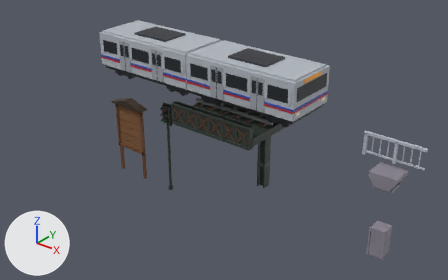
The Blender file art/street.blend, before and after one commit.
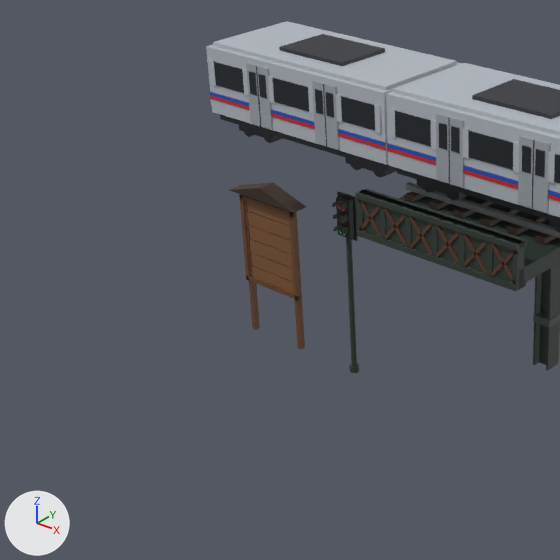
There are two pictures of each version: one whole from a camera (50 mm lens) standing at (12.42, -14.79, 12.02) and looking at (-0.19, 0.98, 2.25), one close up on the part from 0% to 60% of the width and 4% to 100% of the height. Every picture has the same lights, and +X, +Y and +Z are marked at lower left. The older version's two pictures come first.

Before the edit, the objects in view are built like this:
```python
ob_elcarfront = bpy.data.objects.new('ElCarFront', me_elcarfront)
ob_elcarfront.location = (0.0, 0.0, 4.44)
ob_elspan = bpy.data.objects.new('ElSpan', me_elspan)
ob_elspan.location = (0.0, 0.0, 4.0)
ob_trafficsignal = bpy.data.objects.new('TrafficSignal', me_trafficsignal)
ob_trafficsignal.location = (-2.0, 0.0, 0.0)
# also in view: 'ElColumn' at (0.6, 2.4, 1.95); 'WantedBoard' at (-4.0, -0.03, 1.59); 'ElCar' at (-2.0, -0.2, 5.29)
```
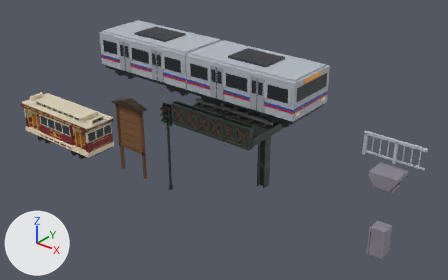
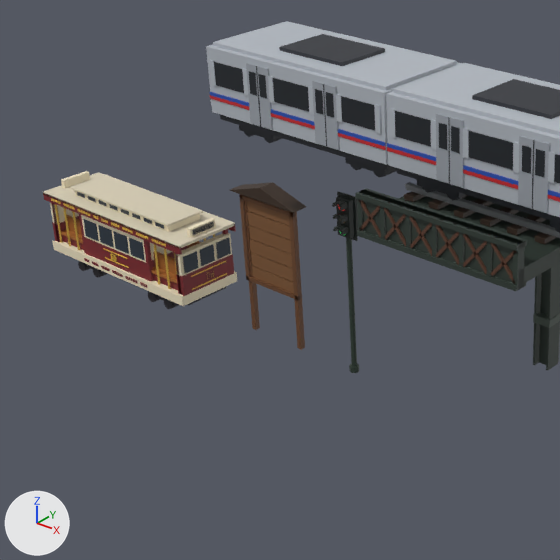
Where the change shows, as pixel boxes (x1, y1, x2, y2) in the close-ups (560 x 560 px):
'CableCar', added
    after: (43, 171, 237, 309)
    faces in mat_ccroof (beige #d9cfb6): (43, 172, 235, 249)
    faces in mat_cccream (beige #efe3c4): (50, 171, 237, 306)
    faces in mat_ccmaroon (dark red #7a1f26): (43, 193, 236, 296)
    faces in mat_ccglass (dark blue #26323e): (77, 192, 231, 273)
    faces in mat_ccwood (brown #a8682e): (61, 215, 201, 283)

Edits to the bpy script that builds the scene:
```text
Add mat_ccbrass:
    mat_ccbrass = principled_material('ccBrass')
    mat_ccbrass.base_color = (0.687, 0.434, 0.0648)  # yellow #d8b048
    mat_ccbrass.roughness = 0.6
Add mat_ccglass:
    mat_ccglass = principled_material('ccGlass')
    mat_ccglass.base_color = (0.0194, 0.0319, 0.0482)  # dark blue #26323e
    mat_ccglass.roughness = 0.6
Add mat_ccmaroon:
    mat_ccmaroon = principled_material('ccMaroon')
    mat_ccmaroon.base_color = (0.195, 0.0137, 0.0194)  # dark red #7a1f26
    mat_ccmaroon.roughness = 0.6
Add mat_cccream:
    mat_cccream = principled_material('ccCream')
    mat_cccream.base_color = (0.863, 0.768, 0.552)  # beige #efe3c4
    mat_cccream.roughness = 0.6
Add mat_ccgold:
    mat_ccgold = principled_material('ccGold')
    mat_ccgold.base_color = (0.791, 0.515, 0.0648)  # yellow #e6be48
    mat_ccgold.roughness = 0.6
Add mat_ccroof:
    mat_ccroof = principled_material('ccRoof')
    mat_ccroof.base_color = (0.694, 0.624, 0.468)  # beige #d9cfb6
    mat_ccroof.roughness = 0.6
Add mat_ccunder:
    mat_ccunder = principled_material('ccUnder')
    mat_ccunder.base_color = (0.0194, 0.0168, 0.0232)  # black #26232a
    mat_ccunder.roughness = 0.6
Add mat_ccwood:
    mat_ccwood = principled_material('ccWood')
    mat_ccwood.base_color = (0.392, 0.138, 0.0273)  # brown #a8682e
    mat_ccwood.roughness = 0.6
Add me_cablecar:
    me_cablecar.from_pydata(...)  # 2592 vertices, 1920 faces; spans x -2.18..2.18, y -0.72..0.72, z 0.0..1.86
    # faces by material slot: [450, 48, 48, 128, 984, 192, 58, 12]
    me_cablecar.materials.append(mat_ccmaroon)  # dark red #7a1f26
    me_cablecar.materials.append(mat_cccream)  # beige #efe3c4
    me_cablecar.materials.append(mat_ccwood)  # brown #a8682e
    me_cablecar.materials.append(mat_ccbrass)  # yellow #d8b048
    me_cablecar.materials.append(mat_ccgold)  # yellow #e6be48
    me_cablecar.materials.append(mat_ccglass)  # dark blue #26323e
    me_cablecar.materials.append(mat_ccunder)  # black #26232a
    me_cablecar.materials.append(mat_ccroof)  # beige #d9cfb6
Add ob_cablecar:
    ob_cablecar = bpy.data.objects.new('CableCar', me_cablecar)
    ob_cablecar.location = (-8.0, 0.0, 0.0)
```
